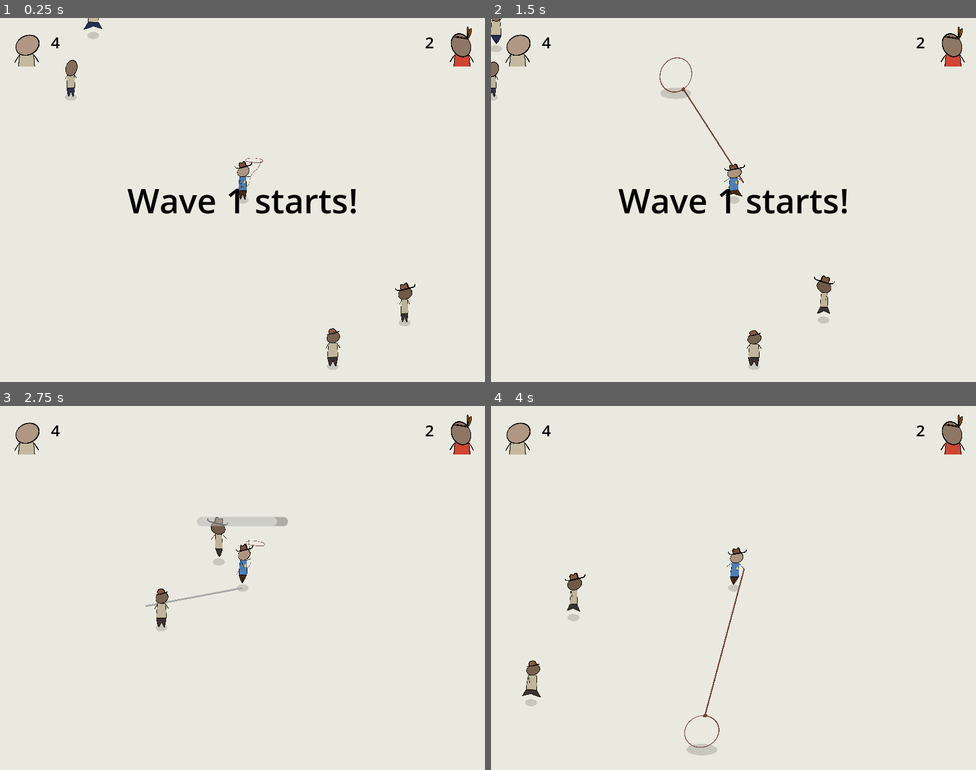
Above: before the commit, frames 1-4 (two rows, left to right).
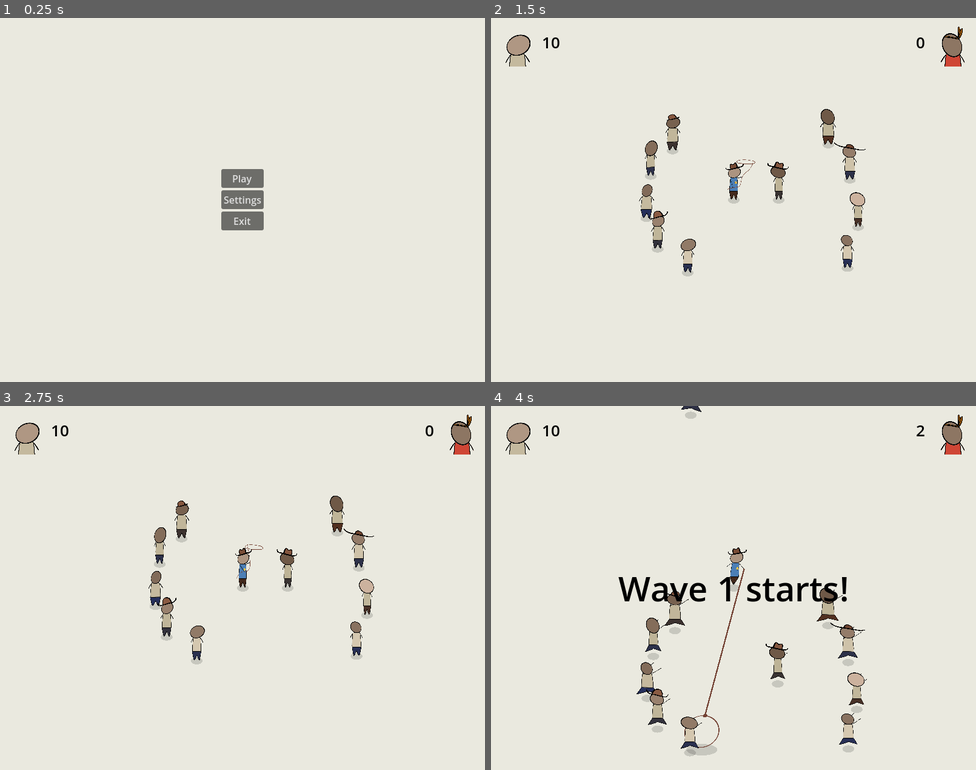
Above: after the commit, the same moments.

Repository: martindzejky/gmtk2025
Game: Godot game, scene res://main_menu.tscn
The game is run twice, just before and just after one commit, with the same random seed, the same clock (stepped at 60 frames per second) and the same inputs. Before the commit the project starts from res://waves_testing.tscn.
Inputs (mouse positions are in pixels of both pictures, inside the frame that each line leads up to):
- Up to frame 1 (0.25 s): no input
- Up to frame 2 (1.5 s): click (733, 178) at 0.5 s, where only the run after the commit has a clickable "Play"; move the mouse to (840, 181) at 1.27 s; hold D (move_right) from 1.28 s (still down); tap Shift (dash) at 1.35 s
- Up to frame 3 (2.75 s): move the mouse to (145, 606) at 2.02 s; release D (move_right) at 2.03 s; hold S (move_down) from 2.03 s (still down); click (145, 606) at 2.1 s
- Up to frame 4 (4 s): move the mouse to (782, 507) at 2.77 s; release S (move_down) at 2.78 s; hold D (move_right) 2.78-3.53 s; tap Shift (dash) at 2.85 s; move the mouse to (709, 660) at 3.52 s; hold W (move_up) from 3.53 s (still down); click (709, 660) at 3.6 s

The runs differ from the first frame. In frame 1, 3.9% of the frame differs, in the area x 3-98%, y 0-97%; in frame 2, 4.5%, in the area x 0-90%, y 0-97%; in frame 3, 3.3%; in frame 4, 4.2%.

Commit message:
clean up

Diff:
--- a/default_bus_layout.tres
+++ b/default_bus_layout.tres
@@ -1,9 +1,21 @@
 [gd_resource type="AudioBusLayout" format=3 uid="uid://demxog5xgxp6a"]
 
 [resource]
-bus/1/name = &"sound effects"
+bus/1/name = &"ambience"
 bus/1/solo = false
 bus/1/mute = false
 bus/1/bypass_fx = false
 bus/1/volume_db = 0.0
 bus/1/send = &"Master"
+bus/2/name = &"sound effects"
+bus/2/solo = false
+bus/2/mute = false
+bus/2/bypass_fx = false
+bus/2/volume_db = 0.0
+bus/2/send = &"Master"
+bus/3/name = &"music"
+bus/3/solo = false
+bus/3/mute = false
+bus/3/bypass_fx = false
+bus/3/volume_db = 0.0
+bus/3/send = &"Master"
--- a/project.godot
+++ b/project.godot
@@ -12,7 +12,7 @@
 
 config/name="Lasso Sheriff"
 config/version="1"
-run/main_scene="uid://bifqkl6lsp6wc"
+run/main_scene="uid://bqwj8b5x4g7c2"
 config/features=PackedStringArray("4.4", "GL Compatibility")
 config/icon="uid://dpnid40fk8abh"
 
--- a/objects/game_ui.tscn
+++ b/ui/game_ui.tscn
@@ -124,6 +124,7 @@
 
 [node name="wave_ends" type="CenterContainer" parent="root" node_paths=PackedStringArray("text")]
 process_mode = 3
+visible = false
 layout_mode = 1
 anchors_preset = 15
 anchor_right = 1.0
--- a/village.tscn
+++ b/village.tscn
@@ -2,7 +2,7 @@
 
 [ext_resource type="Script" uid="uid://cf6547v4lhn7r" path="res://scripts/village.gd" id="1_jak2h"]
 [ext_resource type="PackedScene" uid="uid://qwj8b5x4g7c1" path="res://objects/player.tscn" id="1_q5e70"]
-[ext_resource type="PackedScene" uid="uid://b0kknoieqv00y" path="res://objects/game_ui.tscn" id="2_6t5gs"]
+[ext_resource type="PackedScene" uid="uid://b0kknoieqv00y" path="res://ui/game_ui.tscn" id="2_6t5gs"]
 [ext_resource type="PackedScene" uid="uid://celdle61b8mey" path="res://objects/folk.tscn" id="2_pxdql"]
 [ext_resource type="PackedScene" uid="uid://dxnx8k27jooot" path="res://waves/wave_spawner.tscn" id="2_wybox"]
 [ext_resource type="PackedScene" uid="uid://t478gv53rdvw" path="res://objects/folk_turned_left.tscn" id="3_qyljj"]
--- a/waves_testing.tscn
+++ b/waves_testing.tscn
@@ -2,7 +2,7 @@
 
 [ext_resource type="PackedScene" uid="uid://qwj8b5x4g7c1" path="res://objects/player.tscn" id="1_0xm2m"]
 [ext_resource type="PackedScene" uid="uid://dxnx8k27jooot" path="res://waves/wave_spawner.tscn" id="2_eklt2"]
-[ext_resource type="PackedScene" uid="uid://b0kknoieqv00y" path="res://objects/game_ui.tscn" id="4_eklt2"]
+[ext_resource type="PackedScene" uid="uid://b0kknoieqv00y" path="res://ui/game_ui.tscn" id="4_eklt2"]
 [ext_resource type="PackedScene" uid="uid://celdle61b8mey" path="res://objects/folk.tscn" id="8_5vw27"]
 
 [node name="main" type="Node2D"]
